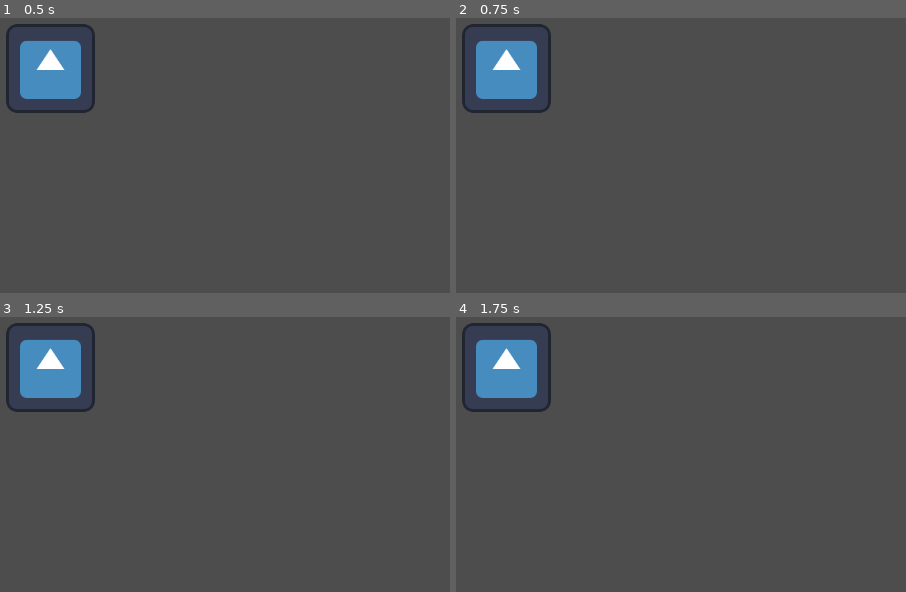
Above: before the commit, frames 1-4 (two rows, left to right).
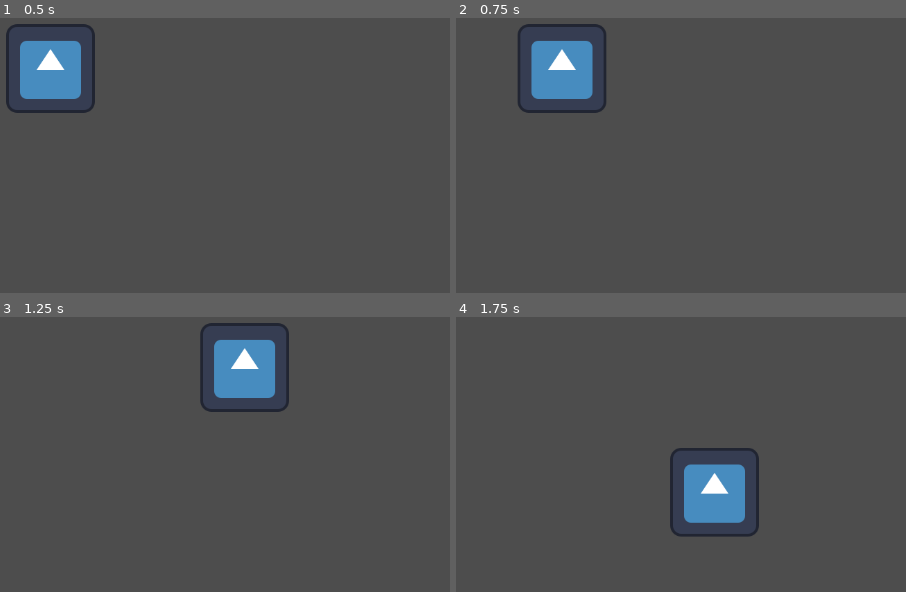
Above: after the commit, the same moments.

Repository: Akmulla/GodotTest
Game: Godot game, scene res://scenes/Base scene.tscn
Same seed, same stepped clock (60 frames per second), same inputs: the game is played once before the commit and once after it. The engine's default icon, where the game draws it, is replaced by a stand-in: a white triangle on a blue panel in a dark square.
Inputs:
- Up to frame 1 (0.5 s): no input
- Up to frame 2 (0.75 s): tap Enter at 0.5 s; hold D (right, bound only after the commit) from 0.53 s (still down)
- Up to frame 3 (1.25 s): keep holding D (right, bound only after the commit)
- Up to frame 4 (1.75 s): release D (right, bound only after the commit) at 1.28 s; hold S (down, bound only after the commit) from 1.28 s (still down)

Frame 1 is identical in both runs. In frame 2, 6.3% of the frame differs, in the area x 1-34%, y 2-35%; in frame 3, 7.3%; in frame 4, 7.4%, in the area x 1-68%, y 2-80%.

Commit message:
basic movement

Diff:
--- a/Scripts/Character.gd
+++ b/Scripts/Character.gd
@@ -2,12 +2,10 @@
 
 @export var speed = 400
 
-# Called when the node enters the scene tree for the first time.
-func _ready():
-	pass # Replace with function body.
+func get_input():
+	var input_direction = Input.get_vector("left", "right", "up", "down")
+	velocity = input_direction * speed
 
-
-# Called every frame. 'delta' is the elapsed time since the previous frame.
-func _process(delta):
-	print_debug("asd")
-	pass
+func _physics_process(delta):
+	get_input()
+	move_and_slide()
--- a/objects/character.tscn
+++ /dev/null
@@ -1,10 +0,0 @@
-[gd_scene load_steps=3 format=3 uid="uid://du6sty5rweuf7"]
-
-[ext_resource type="Script" path="res://Scripts/Character.gd" id="1_7euca"]
-[ext_resource type="Texture2D" uid="uid://ci8cqs2xv5ann" path="res://icon.svg" id="1_d3bli"]
-
-[node name="Character" type="Node"]
-script = ExtResource("1_7euca")
-
-[node name="Sprite2D" type="Sprite2D" parent="."]
-texture = ExtResource("1_d3bli")
--- a/project.godot
+++ b/project.godot
@@ -14,3 +14,26 @@
 run/main_scene="res://scenes/Base scene.tscn"
 config/features=PackedStringArray("4.1", "Forward Plus")
 config/icon="res://icon.svg"
+
+[input]
+
+left={
+"deadzone": 0.5,
+"events": [Object(InputEventKey,"resource_local_to_scene":false,"resource_name":"","device":-1,"window_id":0,"alt_pressed":false,"shift_pressed":false,"ctrl_pressed":false,"meta_pressed":false,"pressed":false,"keycode":0,"physical_keycode":65,"key_label":0,"unicode":97,"echo":false,"script":null)
+]
+}
+right={
+"deadzone": 0.5,
+"events": [Object(InputEventKey,"resource_local_to_scene":false,"resource_name":"","device":-1,"window_id":0,"alt_pressed":false,"shift_pressed":false,"ctrl_pressed":false,"meta_pressed":false,"pressed":false,"keycode":0,"physical_keycode":68,"key_label":0,"unicode":100,"echo":false,"script":null)
+]
+}
+down={
+"deadzone": 0.5,
+"events": [Object(InputEventKey,"resource_local_to_scene":false,"resource_name":"","device":-1,"window_id":0,"alt_pressed":false,"shift_pressed":false,"ctrl_pressed":false,"meta_pressed":false,"pressed":false,"keycode":0,"physical_keycode":83,"key_label":0,"unicode":115,"echo":false,"script":null)
+]
+}
+up={
+"deadzone": 0.5,
+"events": [Object(InputEventKey,"resource_local_to_scene":false,"resource_name":"","device":-1,"window_id":0,"alt_pressed":false,"shift_pressed":false,"ctrl_pressed":false,"meta_pressed":false,"pressed":false,"keycode":0,"physical_keycode":87,"key_label":0,"unicode":119,"echo":false,"script":null)
+]
+}
--- a/scenes/Base scene.tscn
+++ b/scenes/Base scene.tscn
@@ -1,9 +1,23 @@
-[gd_scene load_steps=2 format=3 uid="uid://c3fmsxp31ebva"]
+[gd_scene load_steps=4 format=3 uid="uid://c3fmsxp31ebva"]
 
-[ext_resource type="PackedScene" uid="uid://du6sty5rweuf7" path="res://objects/character.tscn" id="1_ieinh"]
+[ext_resource type="Script" path="res://Scripts/Character.gd" id="1_a0bdv"]
+[ext_resource type="Texture2D" uid="uid://ci8cqs2xv5ann" path="res://icon.svg" id="2_gbs7t"]
+
+[sub_resource type="RectangleShape2D" id="RectangleShape2D_gg314"]
+size = Vector2(128, 128)
 
 [node name="Main" type="Node2D"]
 
-[node name="Character" parent="." instance=ExtResource("1_ieinh")]
+[node name="Camera2D" type="Camera2D" parent="."]
 
-[node name="Camera2D" type="Camera2D" parent="."]
+[node name="CharacterBody2D" type="CharacterBody2D" parent="."]
+script = ExtResource("1_a0bdv")
+
+[node name="Sprite2D" type="Sprite2D" parent="CharacterBody2D"]
+texture = ExtResource("2_gbs7t")
+
+[node name="CollisionShape2D" type="CollisionShape2D" parent="CharacterBody2D"]
+position = Vector2(-1, 0)
+shape = SubResource("RectangleShape2D_gg314")
+
+[node name="Economy" type="Node" parent="."]
Not shown, changed: .gitignore
